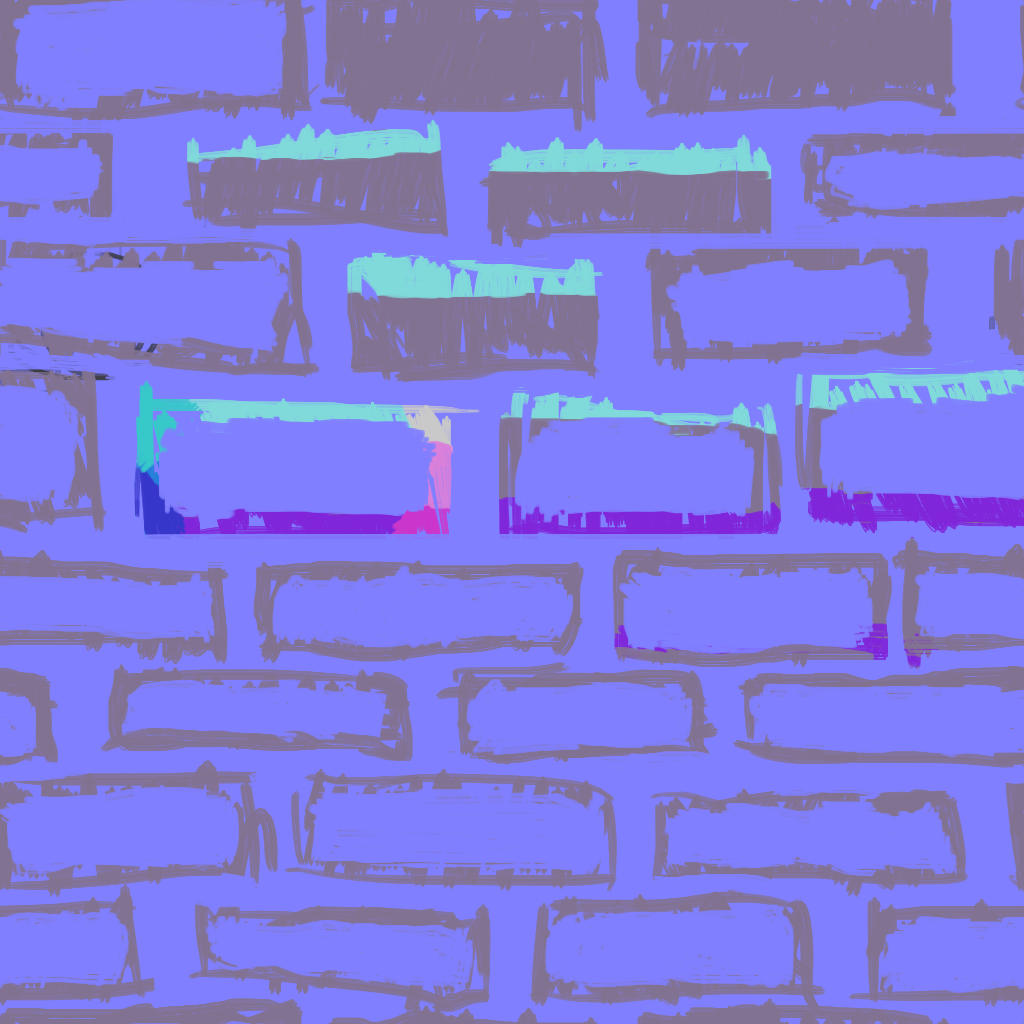
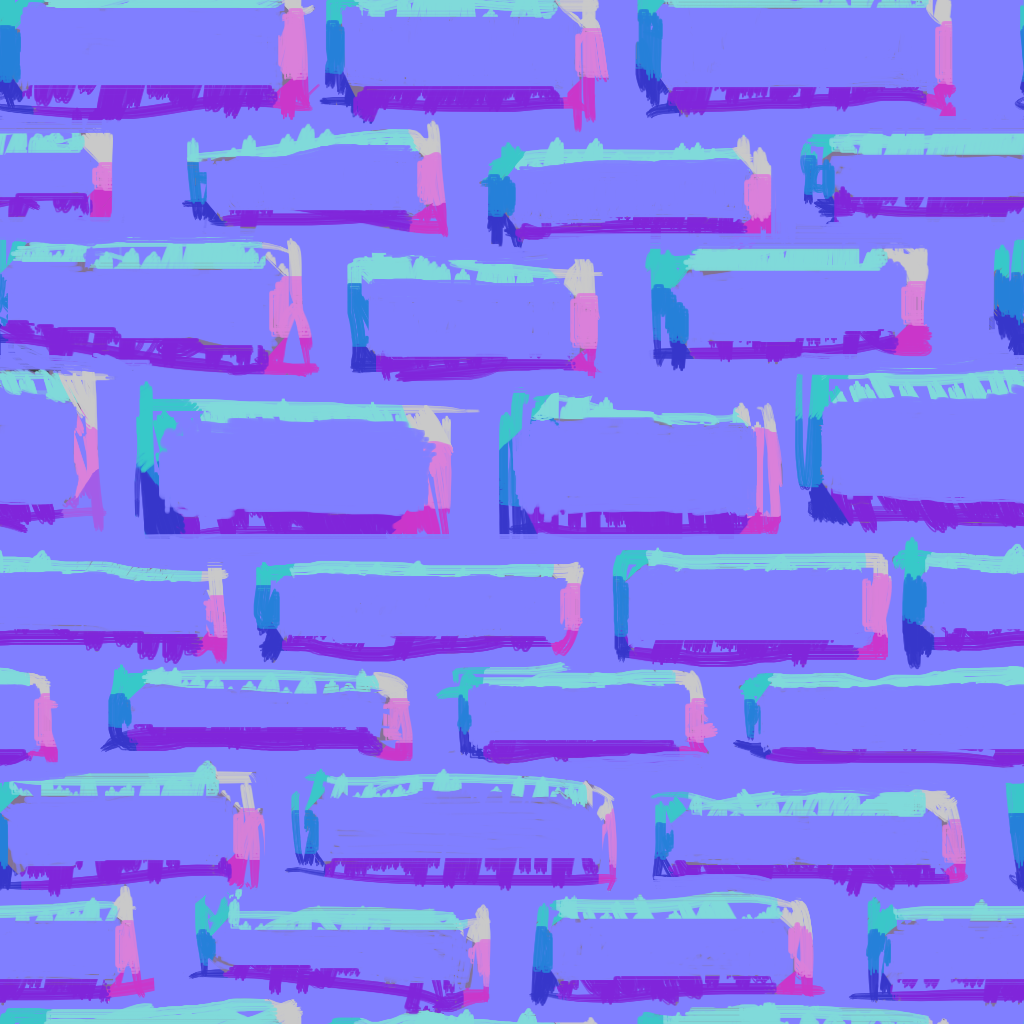
Comparing the layer stacks of the two 1024 × 1024 images. Changes:
painted on "Mask Layer" over [0, 0, 1024, 1024]